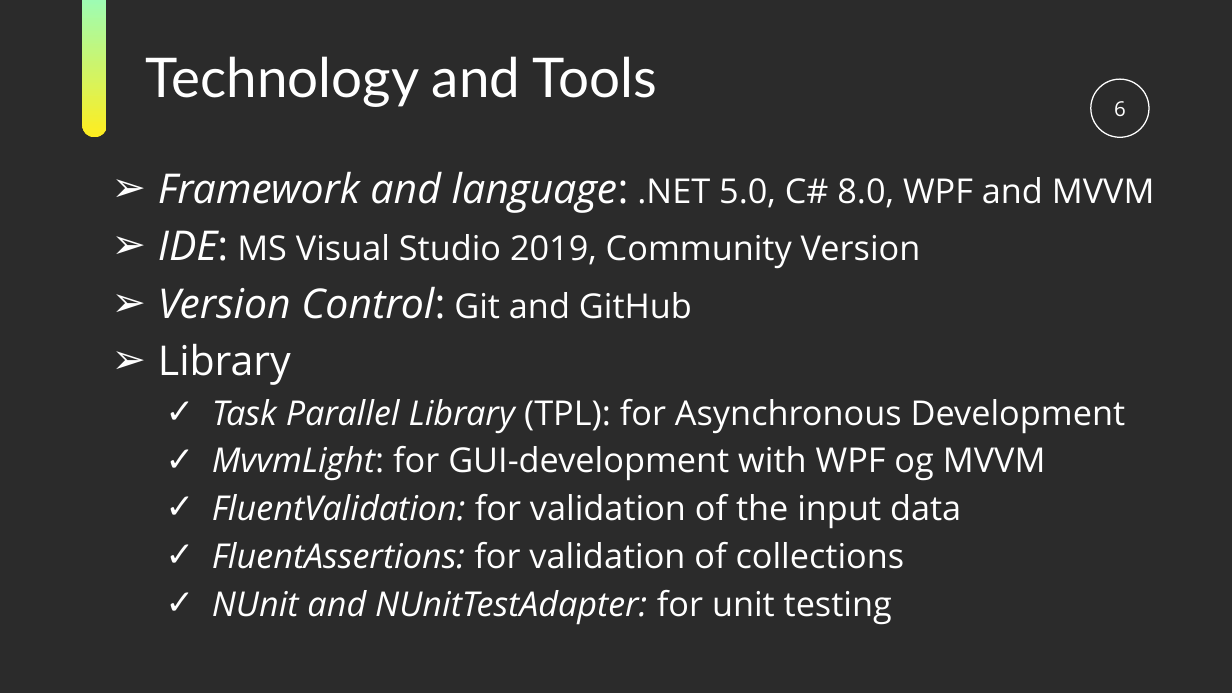
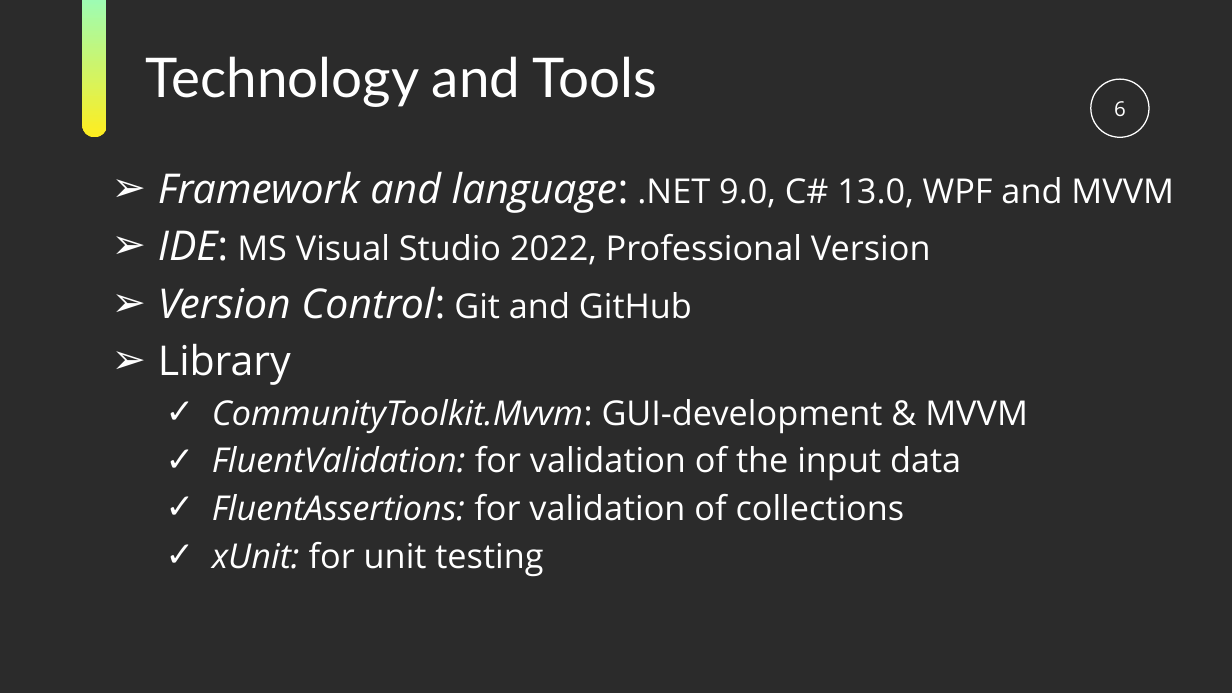
Before and after one commit to ramina1964/NQueen, a slide deck: slide 6 of Documentation/NQueen Presentation.pptx. Drawn at 1232x693 pixels with LibreOffice and Linux fonts; fonts in the diff are those of the drawing; background and template pictures are left out; a plain dark background stands for a picture behind light text. Boxes give left, top, right and bottom in pixels: in the first picture for what was removed or moved away, otherwise in the second. Text is boxed around its words. In the diff, an @@ line names an element or a change of style, - is before the commit and + after.

```diff
--- a/Documentation/NQueen Presentation.pptx
+++ b/Documentation/NQueen Presentation.pptx
@@ text at box(158, 171, 1174, 265): text changed @@
-➢ Framework and language: .NET 5.0, C# 8.0, WPF and MVVM
-➢ IDE: MS Visual Studio 2019, Community Version
+➢ Framework and language: .NET 9.0, C# 13.0, WPF and MVVM
+➢ IDE: MS Visual Studio 2022, Professional Version
@@ text at box(212, 399, 1028, 434): text changed; italic on @@
-  ✓ Task Parallel Library (TPL): for Asynchronous Development
-  ✓ MvvmLight: for GUI-development with WPF og MVVM
+  ✓ CommunityToolkit.Mvvm: GUI-development & MVVM
@@ text at box(212, 542, 543, 577): text changed; italic off @@
-  ✓ NUnit and NUnitTestAdapter: for unit testing
+  ✓ xUnit: for unit testing
```
Also in this commit, not shown: 2 other slides changed, 5 other files.
